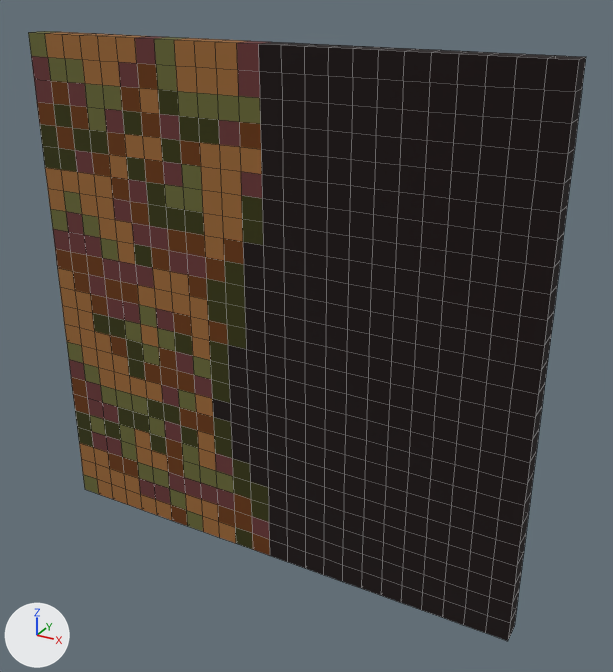
An edit to the OBJ model WindingTale2/Assets/Resources/Shapes/Shapes_24/Shape_24_8.obj, drawn before and after from the same camera.
Rendered twice from a 50 mm camera at (1.81, -3.01, 1.48) aimed at (0.14, 0.01, -0.03). The axes (+X, +Y, +Z) are drawn at lower left. The lights are the same throughout. The older version comes first. Mesh edges are drawn as thin lines. Where no turn or scale is listed for an object, it has been applied to the vertices. Vertices at exactly the same position are counted once.

The first picture shows 'Shape_24_8'.
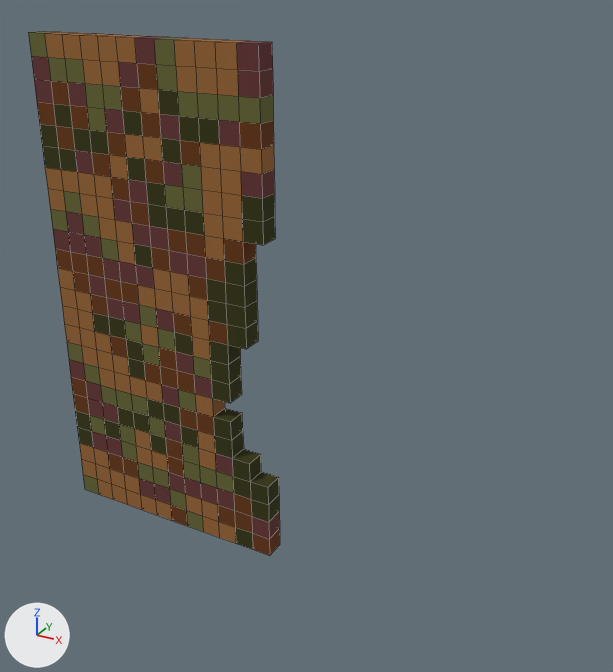
The change, as a list of edits to the scene's bpy script:
```text
Change me_shape_24_8:
    used by ob_shape_24_8; location = (0.0, 0.0, 0.0)
    remove me_shape_24_8.from_pydata(...)  # 1250 vertices, 1248 faces; spans x -1.2..1.2, y -0.1..0.0, z -1.2..1.2
    add me_shape_24_8.from_pydata(...)  # 618 vertices, 616 faces; spans x -1.2..0.0, y -0.1..0.0, z -1.2..1.2
    me_shape_24_8 part 1: 632 vertices removed from x -0.1..1.2, y -0.1..0.0, z -1.2..1.2
```

Changed parts and their boxes (x1, y1, x2, y2) in the pictures (613 x 672 px):
'Shape_24_8', reshaped (55% narrower, 14% shorter)
    before: (28, 31, 586, 641)
    after: (28, 31, 280, 556)
part 1 of me_shape_24_8, deleted
    before: (228, 42, 586, 641)
